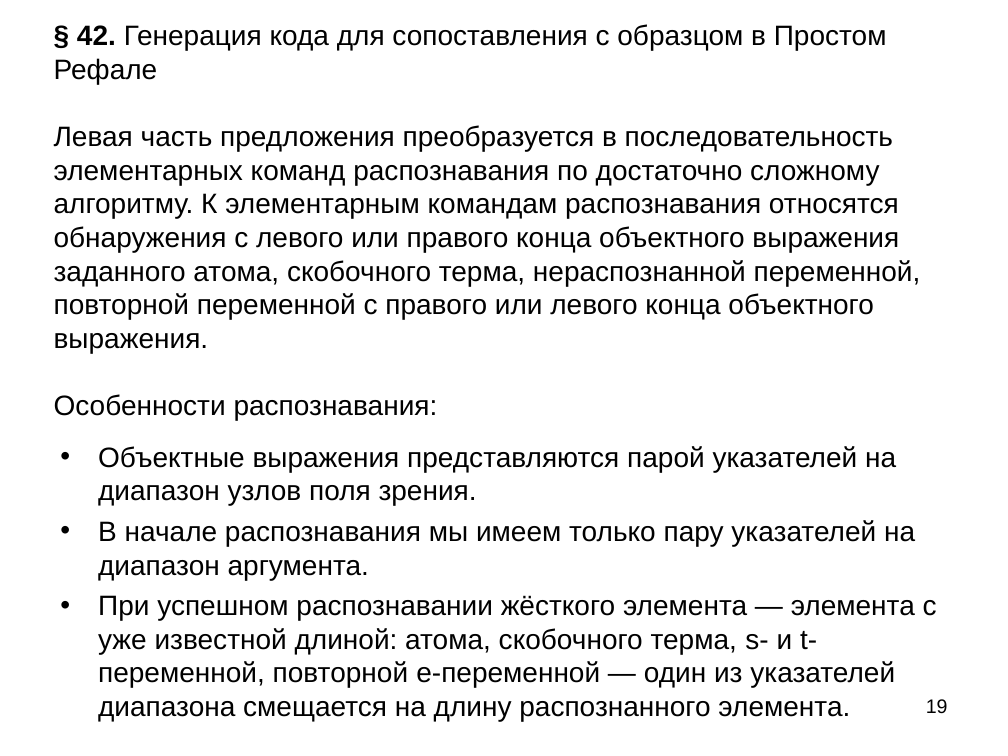
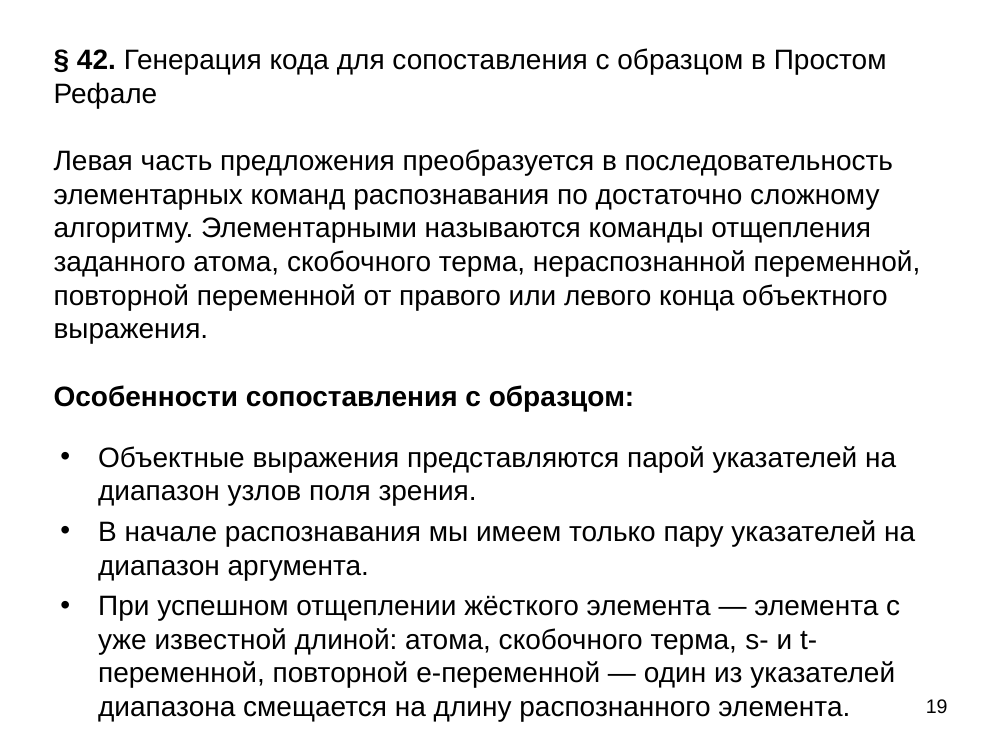
Before and after one commit to bmstu-iu9/refal-5-lambda, a slide deck: slide 19 of doc/Компилятор Простого Рефала.ppt. Drawn at 1008x756 pixels with LibreOffice and Linux fonts; fonts in the diff are those of the drawing. Boxes give left, top, right and bottom in pixels: in the first picture for what was removed or moved away, otherwise in the second. Text is boxed around its words. In the diff, an @@ line names an element or a change of style, - is before the commit and + after.

```diff
--- a/doc/Компилятор Простого Рефала.ppt
+++ b/doc/Компилятор Простого Рефала.ppt
@@ text at bbox=[54, 48, 921, 411]: text changed @@
-§ 42. Генерация кода для сопоставления с образцом в Простом Рефале
-Левая часть предложения преобразуется в последовательность элементарных команд распознавания по достаточно сложному алгоритму. К элементарным командам распознавания относятся обнаружения с левого или правого конца объектного выражения заданного атома, скобочного терма, нераспознанной переменной, повторной переменной с правого или левого конца объектного выражения.
-Особенности распознавания:
+§ 42. Генерация кода для сопоставления с образцом в Простом Рефале
+Левая часть предложения преобразуется в последовательность элементарных команд распознавания по достаточно сложному алгоритму. Элементарными называются команды отщепления заданного атома, скобочного терма, нераспознанной переменной, повторной переменной от правого или левого конца объектного выражения.
+Особенности сопоставления с образцом:
@@ text at bbox=[98, 595, 900, 721]: text changed @@
-• При успешном распознавании жёсткого элемента — элемента с уже известной длиной: атома, скобочного терма, s- и t-переменной, повторной e-переменной — один из указателей диапазона смещается на длину распознанного элемента.
+• При успешном отщеплении жёсткого элемента — элемента с уже известной длиной: атома, скобочного терма, s- и t-переменной, повторной e-переменной — один из указателей диапазона смещается на длину распознанного элемента.
```
Also in this commit, not shown: 13 other slides changed, 3 slides added, 1 other file.
